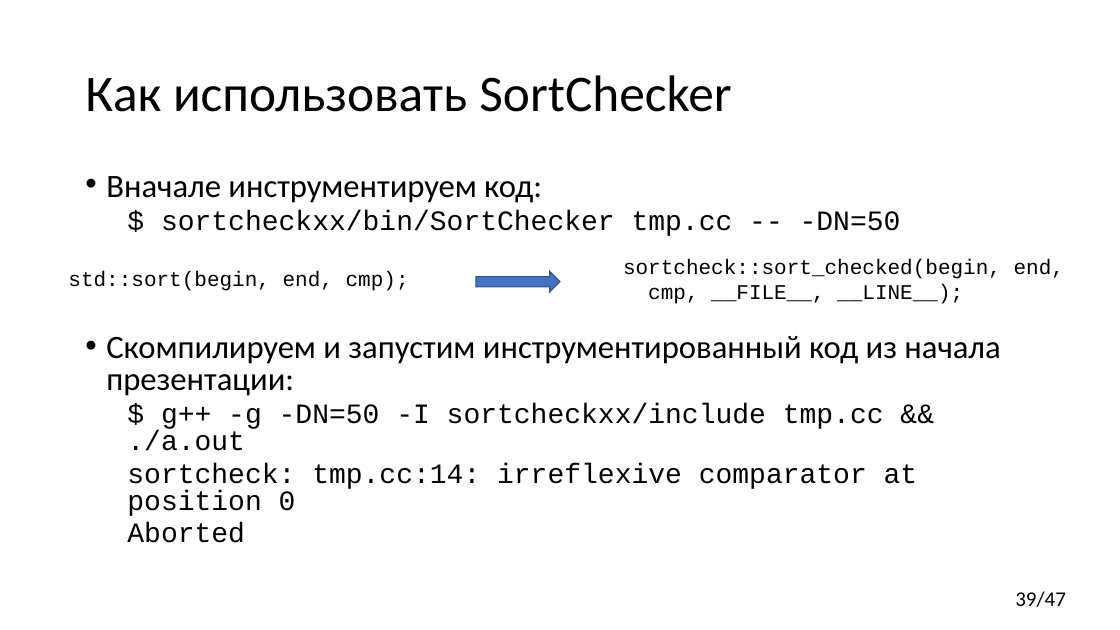
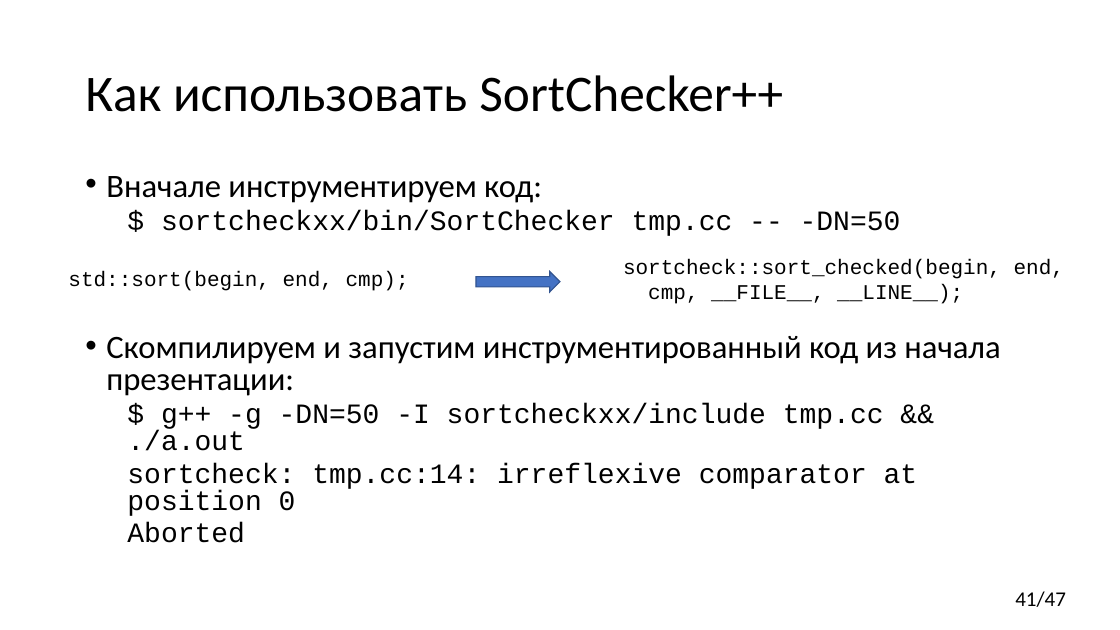
Before and after one commit to yugr/CppRussia, a slide deck: slide 41 of 2023/RU.pptx (slide 39 before the commit). Drawn at 1120x630 pixels with LibreOffice and Linux fonts; fonts in the diff are those of the drawing. Boxes give left, top, right and bottom in pixels: in the first picture for what was removed or moved away, otherwise in the second. Text is boxed around its words. In the diff, an @@ line names an element or a change of style, - is before the commit and + after.

```diff
--- a/2023/RU.pptx
+++ b/2023/RU.pptx
@@ title at box(85, 75, 783, 112): text changed @@
-Как использовать SortChecker
+Как использовать SortChecker++
@@ page number at box(1015, 591, 1066, 607): text changed @@
-39/47
+41/47
```
Also in this commit, not shown: 8 other slides changed, 2 slides added.
